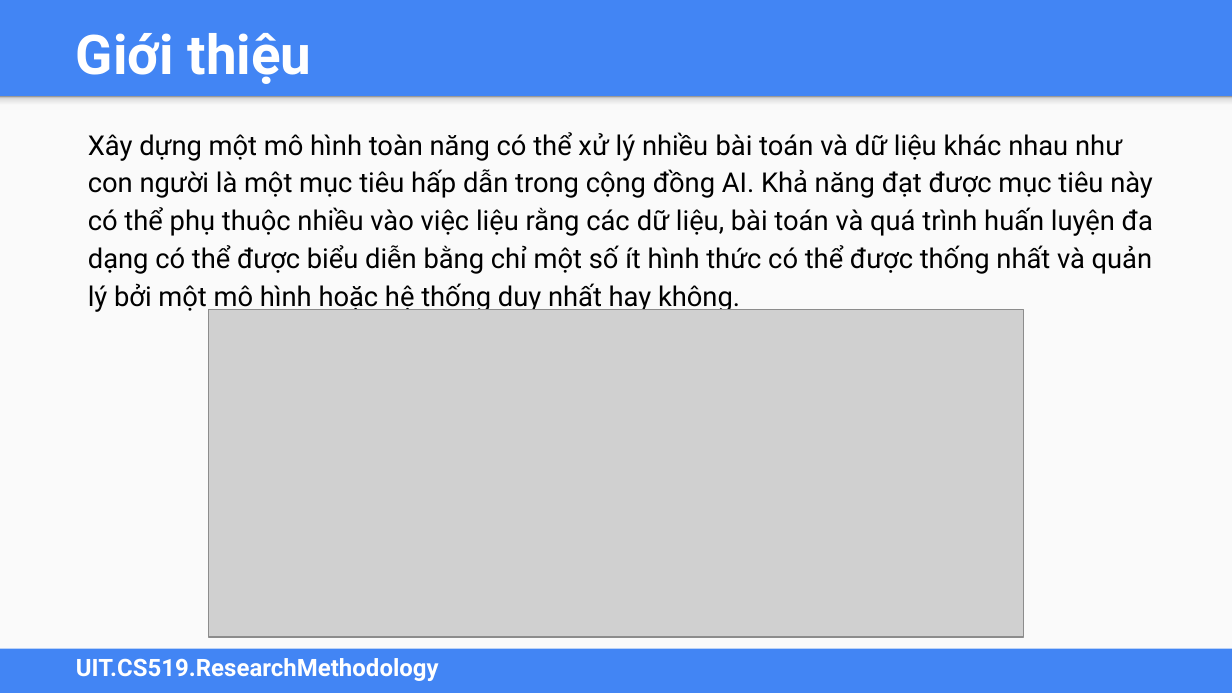
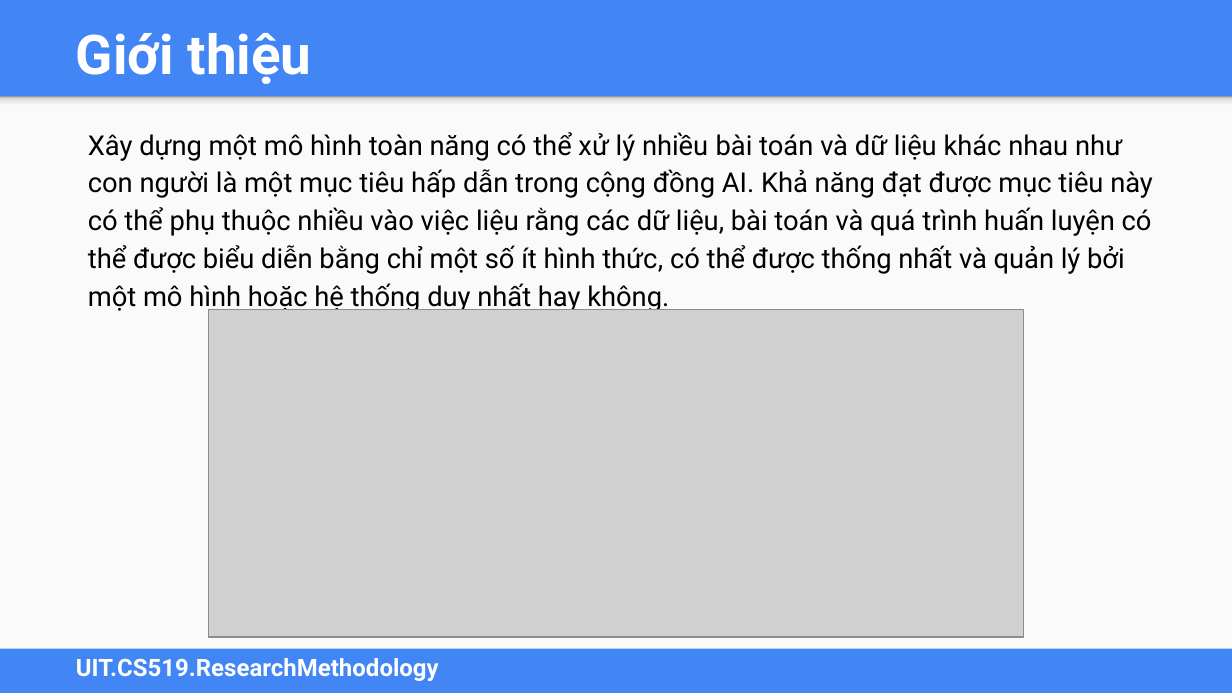
Before and after one commit to duongve13112002/CS519.O11, a slide deck: slide 3 of Đồ án cuối kỳ/OFA Unifying Architectures, Tasks, and Modalities Through a Simple Sequence-to-Sequence Learning Framework_Slide.pptx. Drawn at 1232x693 pixels with LibreOffice and Linux fonts; fonts in the diff are those of the drawing; grey boxes stand for pictures. Boxes give left, top, right and bottom in pixels: in the first picture for what was removed or moved away, otherwise in the second. Text is boxed around its words. In the diff, an @@ line names an element or a change of style, - is before the commit and + after.

```diff
--- a/Đồ án cuối kỳ/OFA Unifying Architectures, Tasks, and Modalities Through a Simple Sequence-to-Sequence Learning Framework_Slide.pptx
+++ b/Đồ án cuối kỳ/OFA Unifying Architectures, Tasks, and Modalities Through a Simple Sequence-to-Sequence Learning Framework_Slide.pptx
@@ text at (88,132,1153,312): text changed @@
-Xây dựng một mô hình toàn năng có thể xử lý nhiều bài toán và dữ liệu khác nhau như con người là một mục tiêu hấp dẫn trong cộng đồng AI. Khả năng đạt được mục tiêu này có thể phụ thuộc nhiều vào việc liệu rằng các dữ liệu, bài toán và quá trình huấn luyện đa dạng có thể được biểu diễn bằng chỉ một số ít hình thức có thể được thống nhất và quản lý bởi một mô hình hoặc hệ thống duy nhất hay không.
+Xây dựng một mô hình toàn năng có thể xử lý nhiều bài toán và dữ liệu khác nhau như con người là một mục tiêu hấp dẫn trong cộng đồng AI. Khả năng đạt được mục tiêu này có thể phụ thuộc nhiều vào việc liệu rằng các dữ liệu, bài toán và quá trình huấn luyện có thể được biểu diễn bằng chỉ một số ít hình thức, có thể được thống nhất và quản lý bởi một mô hình hoặc hệ thống duy nhất hay không.
```
Also in this commit, not shown: 2 other slides changed, 2 other files.
